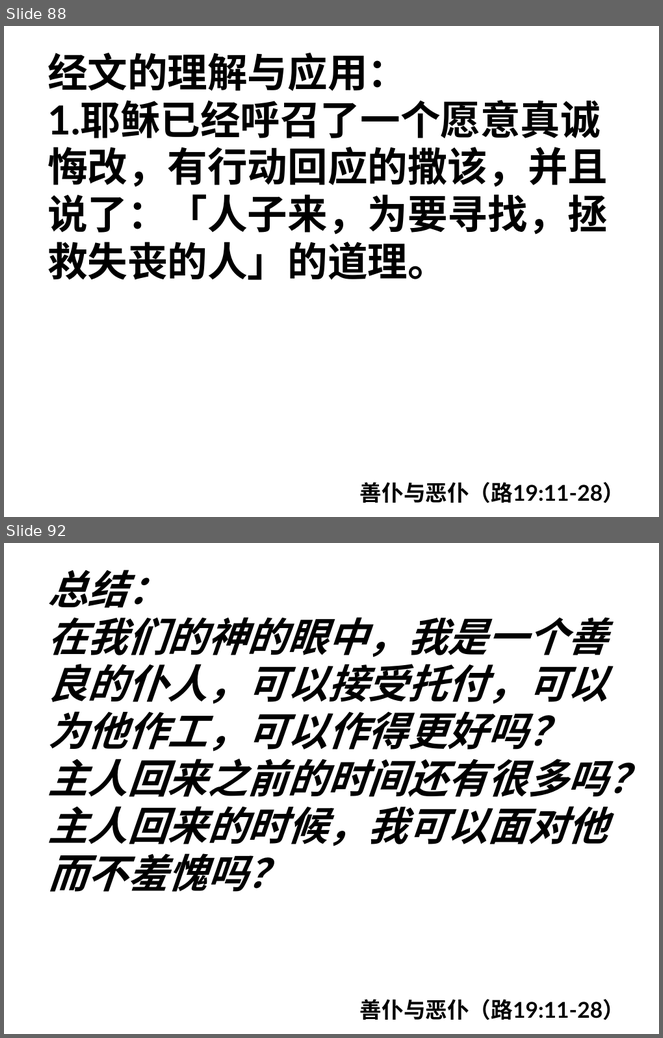
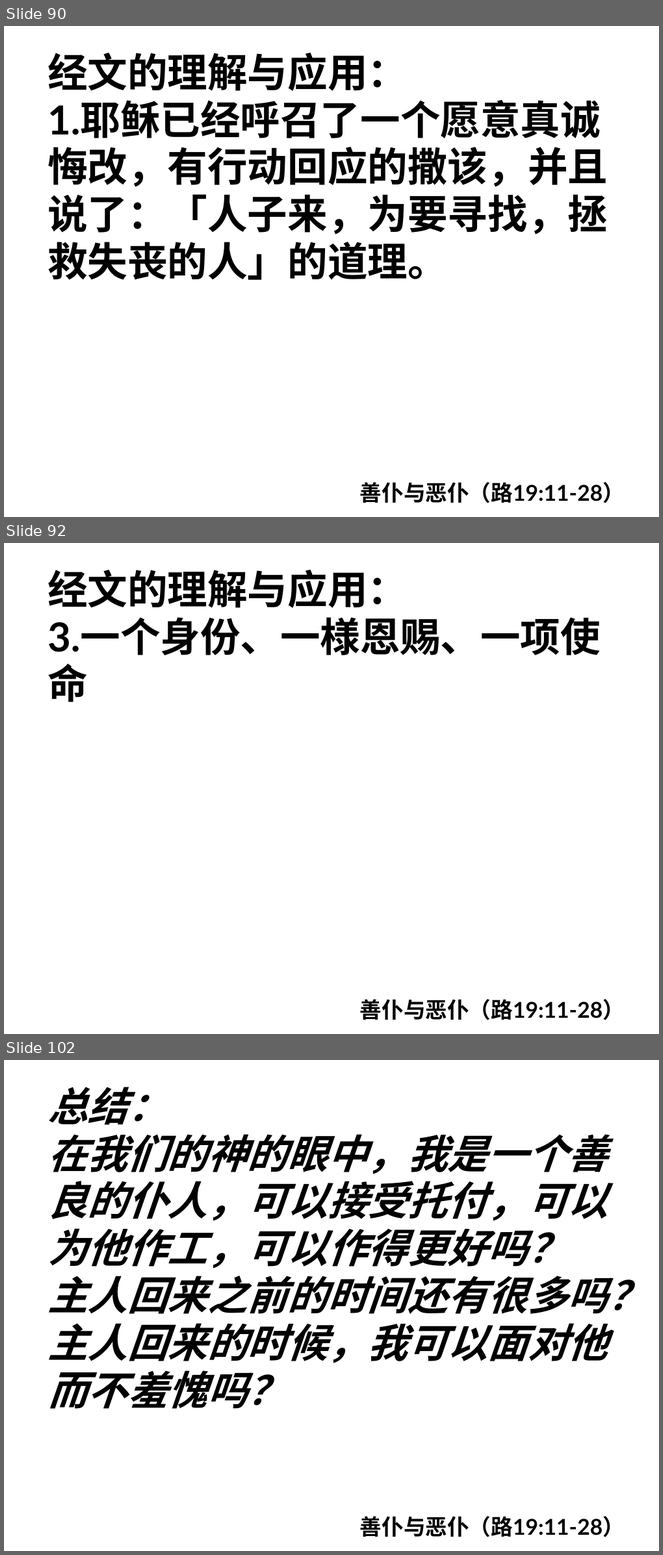
Before and after one commit to jackey-qiu/pyworship, a slide deck: 2023-08-16.pptx. Shown one above the other, each under a label of ours: slides 88 and 92 before the commit, slides 90, 92 and 102 after it; the slides between them are not shown. The pictures are 663x1038 and 663x1555 pixels, drawn with LibreOffice and Linux fonts; fonts in the diff are those of the drawing. Boxes give left, top, right and bottom in pixels: in the first picture for what was removed or moved away, otherwise in the second. Text is boxed around its words. In the diff, an @@ line names an element or a change of style, - is before the commit and + after.

```diff
--- a/2023-08-16.pptx
+++ b/2023-08-16.pptx
@@ slide 92 added at <box>4,543,659,1034</box>, background #FFFFFF @@
@@ text added at <box>48,570,601,702</box>, 44 pt, text #000000, bold @@
+经文的理解与应用：
+3.一个身份、一様恩赐、一项使命
@@ text added at <box>360,999,625,1021</box>, 24 pt, text #000000, bold @@
+善仆与恶仆（路19:11-28）
@@ what was slide 88 is now slide 90 @@
@@ what was slide 92 is now slide 102 @@
```
Also in this commit, not shown: 5 slides changed, 8 other slides added, 1 other file.
